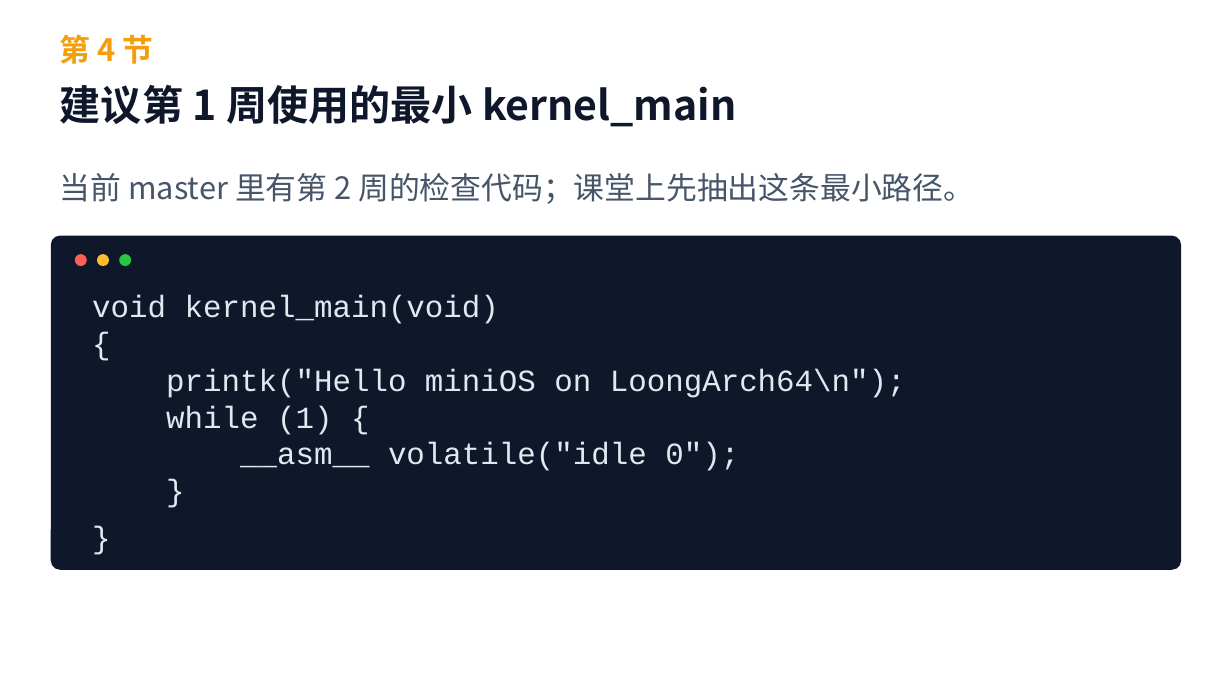
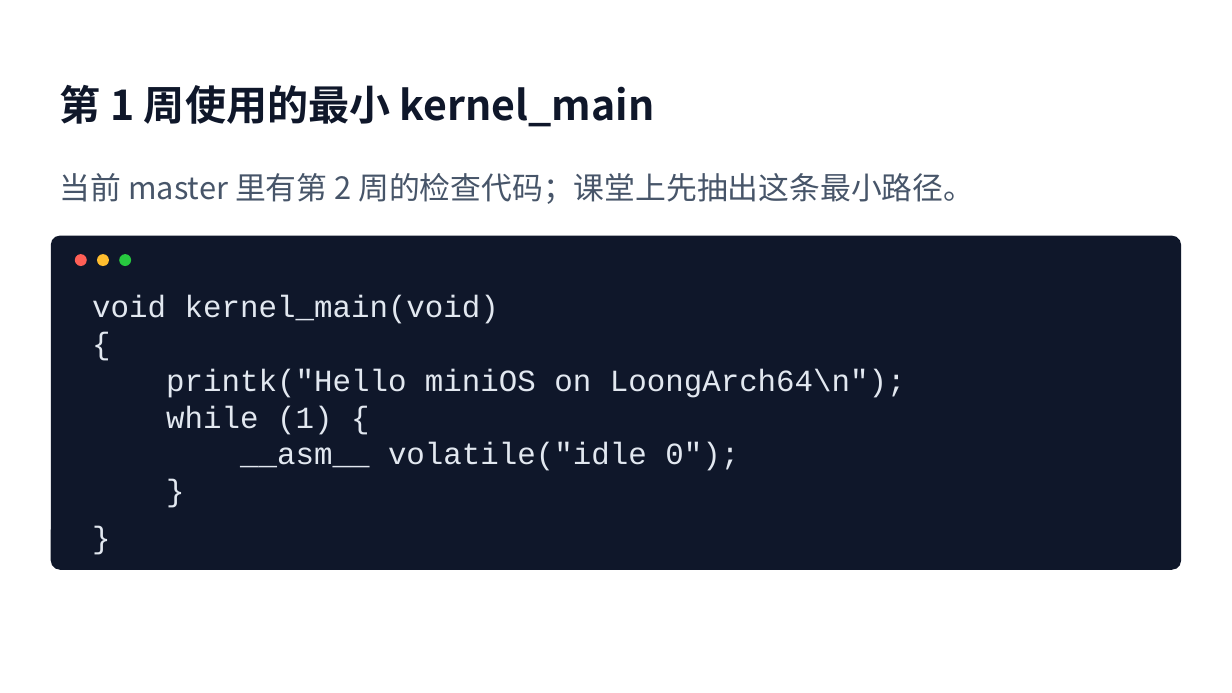
Before and after one commit to cxi218447-byte/miniOS, a slide deck: slide 30 of docs/week01/week01_qemu_hello_course.pptx (slide 29 before the commit). Drawn at 1232x693 pixels with LibreOffice and Linux fonts; fonts in the diff are those of the drawing. Boxes give left, top, right and bottom in pixels: in the first picture for what was removed or moved away, otherwise in the second. Text is boxed around its words. In the diff, an @@ line names an element or a change of style, - is before the commit and + after.

```diff
--- a/docs/week01/week01_qemu_hello_course.pptx
+++ b/docs/week01/week01_qemu_hello_course.pptx
@@ text removed at bbox=[60, 34, 154, 64] @@
-第 4 节
@@ text at bbox=[60, 85, 655, 127]: text changed @@
-建议第 1 周使用的最小 kernel_main
+第 1 周使用的最小 kernel_main
```
Also in this commit, not shown: 32 other slides changed, 5 slides added, 2 slides removed, 16 other files.
